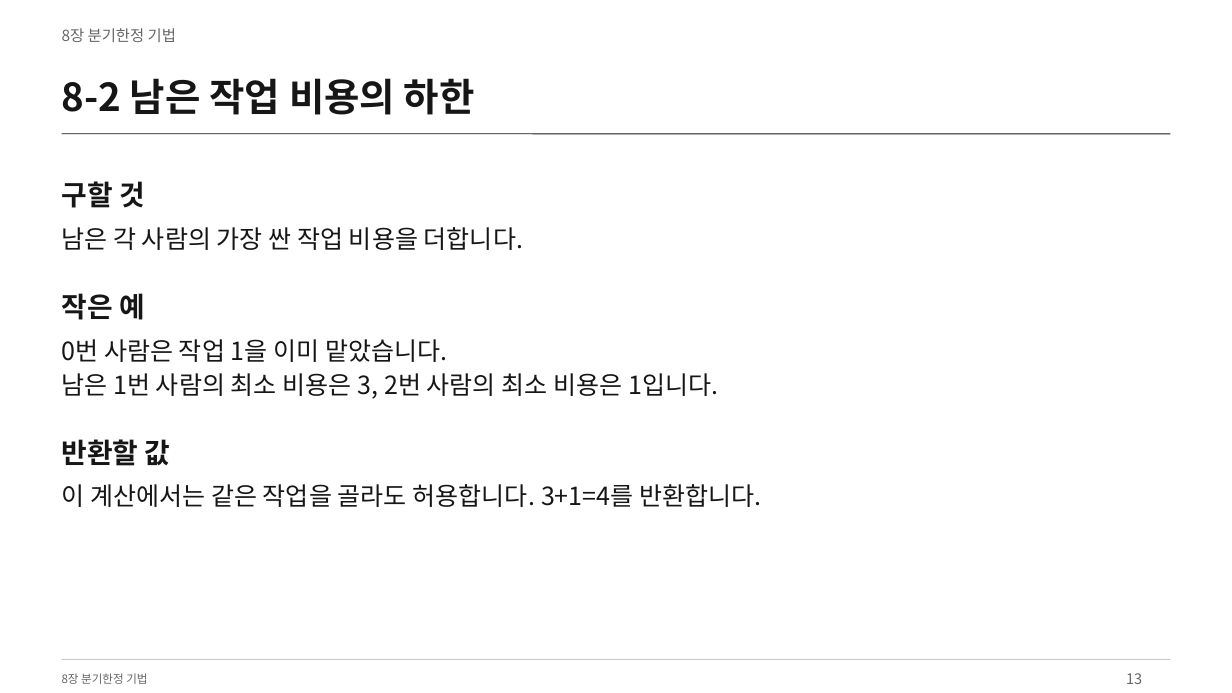
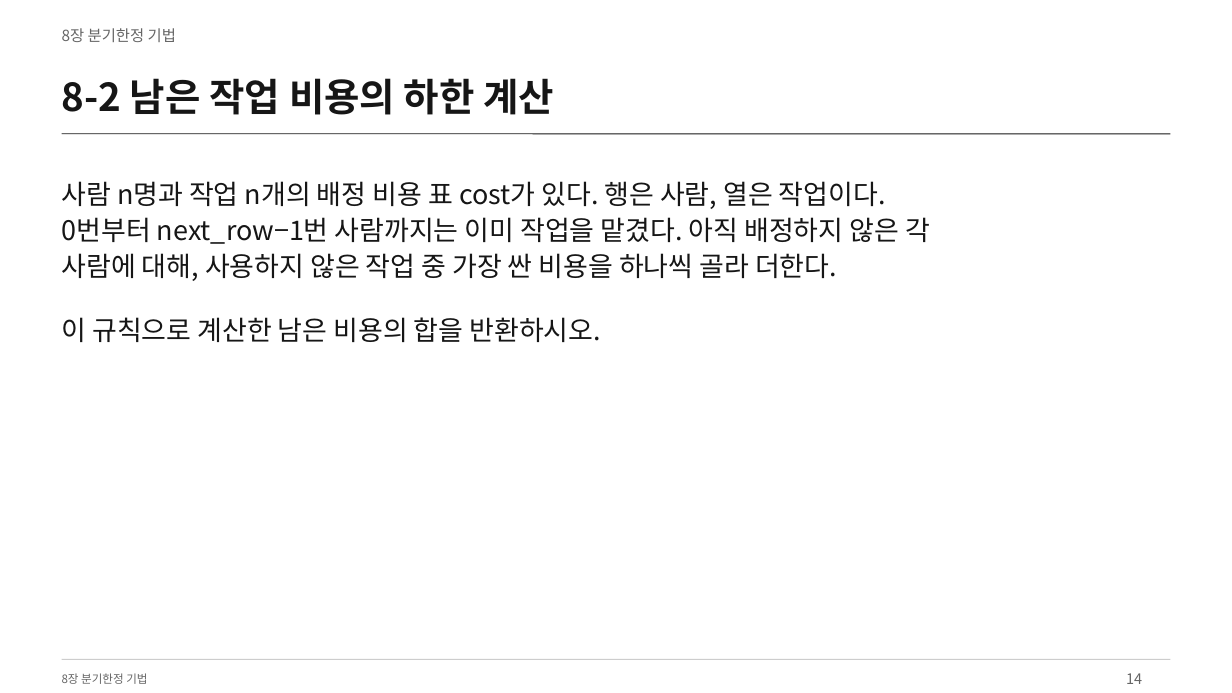
Before and after one commit to Sangdon-Park/Sangdon-Park.github.io, a slide deck: slide 14 of data/알고리즘/8장_분기한정_기법.pptx (slide 13 before the commit). Drawn at 1232x693 pixels with LibreOffice and Linux fonts; fonts in the diff are those of the drawing. Boxes give left, top, right and bottom in pixels: in the first picture for what was removed or moved away, otherwise in the second. Text is boxed around its words. In the diff, an @@ line names an element or a change of style, - is before the commit and + after.

```diff
--- a/data/알고리즘/8장_분기한정_기법.pptx
+++ b/data/알고리즘/8장_분기한정_기법.pptx
@@ text at (x1=62, y1=78, x2=554, y2=115): text changed @@
-8-2 남은 작업 비용의 하한
+8-2 남은 작업 비용의 하한 계산
@@ text removed at (x1=62, y1=181, x2=145, y2=208) @@
-구할 것
@@ text added at (x1=62, y1=181, x2=930, y2=342), 21 pt, text #161616 @@
+사람 n명과 작업 n개의 배정 비용 표 cost가 있다. 행은 사람, 열은 작업이다.
+0번부터 next_row−1번 사람까지는 이미 작업을 맡겼다. 아직 배정하지 않은 각
+사람에 대해, 사용하지 않은 작업 중 가장 싼 비용을 하나씩 골라 더한다.
+이 규칙으로 계산한 남은 비용의 합을 반환하시오.
@@ text removed at (x1=62, y1=227, x2=524, y2=250) @@
-남은 각 사람의 가장 싼 작업 비용을 더합니다.
@@ text removed at (x1=62, y1=293, x2=145, y2=320) @@
-작은 예
@@ text removed at (x1=62, y1=339, x2=718, y2=399) @@
-0번 사람은 작업 1을 이미 맡았습니다.
-남은 1번 사람의 최소 비용은 3, 2번 사람의 최소 비용은 1입니다.
@@ text removed at (x1=62, y1=439, x2=171, y2=466) @@
-반환할 값
@@ text removed at (x1=62, y1=484, x2=762, y2=507) @@
-이 계산에서는 같은 작업을 골라도 허용합니다. 3+1=4를 반환합니다.
@@ text at (x1=1126, y1=673, x2=1142, y2=684): text changed @@
-13
+14
```
Also in this commit, not shown: 39 other slides changed, 9 slides added, 6 slides removed, 18 other files.
